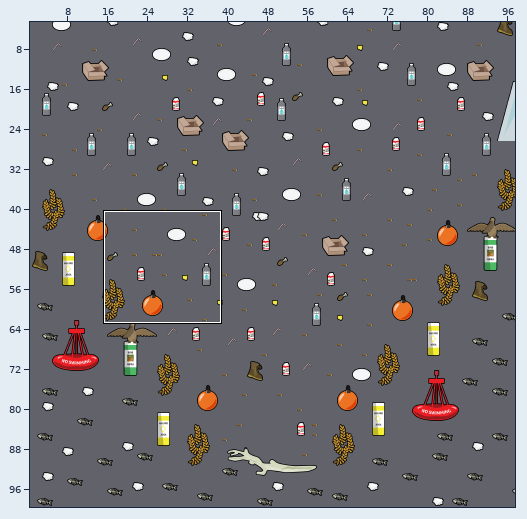
Level history. Tiled map (JSON): src/tiled/funnel.json. The first picture is a wide view before the edit; the outline marks the close-up.
Close-up. The starting point:
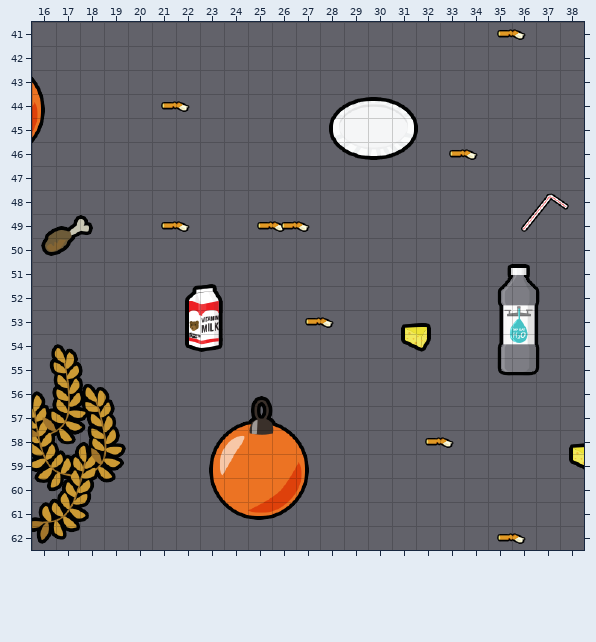
Cells are 32x32 px. Shown: x 16..38, y 41..62. The commit also changed other parts of the map, which this record leaves out. Layer "Tile Layer 1" is drawn 12,-8 px off the grid.
After the commit:
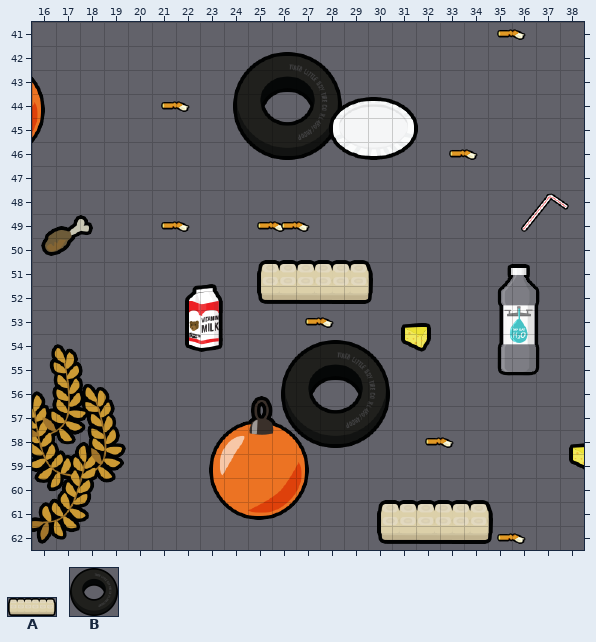
Key: from "junk": A 14 "egg-carton", B 46 "tire".
_ is an empty cell.
Diff:
Layer "Tile Layer 1":
y 46: x 24 _ -> B
y 52: x 25 _ -> A
y 58: x 26 _ -> B
y 62: x 30 _ -> A
Changed places in both close-ups, as pixel boxes (x1, y1, x2, y2):
added: (233, 52, 342, 160)
added: (257, 260, 373, 304)
added: (281, 340, 390, 448)
added: (377, 500, 493, 544)
